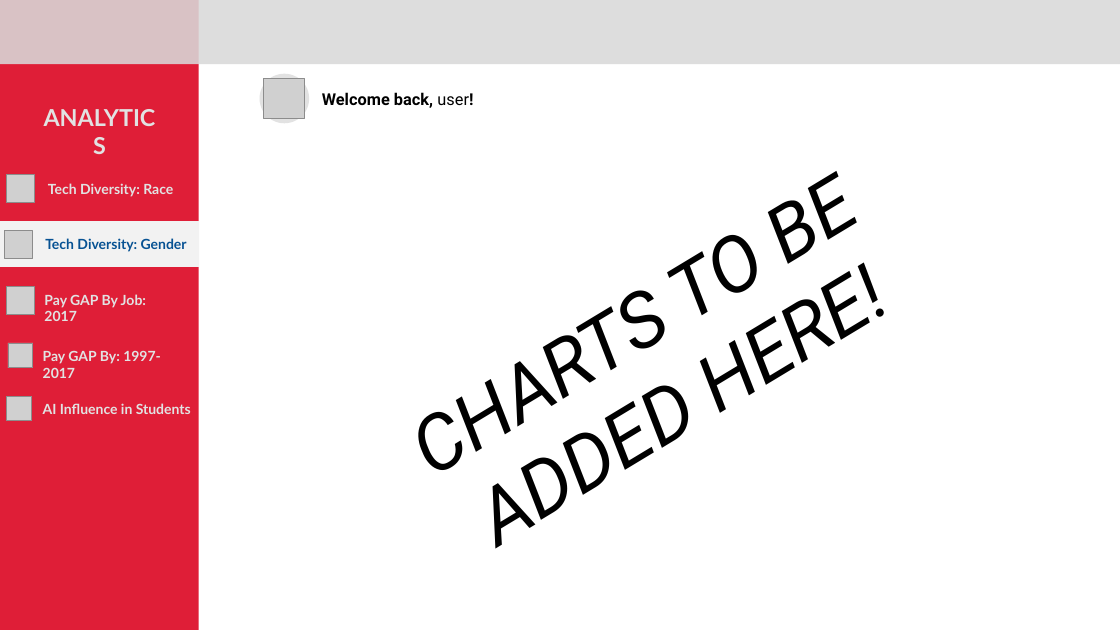
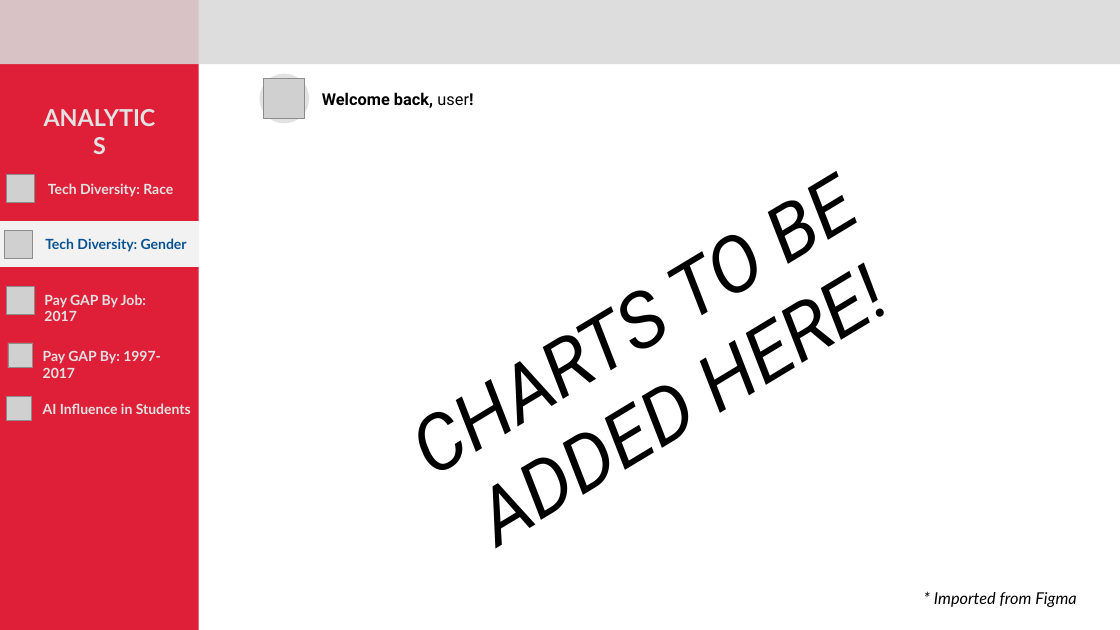
Before and after one commit to bbucalonserra/data-visualization-tool-js, a slide deck: slide 2 of layout-draft.pptx. Drawn at 1120x630 pixels with LibreOffice and Linux fonts; fonts in the diff are those of the drawing; grey boxes stand for pictures; background and template pictures are left out. Boxes give left, top, right and bottom in pixels: in the first picture for what was removed or moved away, otherwise in the second. Text is boxed around its words. In the diff, an @@ line names an element or a change of style, - is before the commit and + after.

```diff
--- a/layout-draft.pptx
+++ b/layout-draft.pptx
@@ text added at [934,592,1076,607], 14 pt, text #000000, italic @@
+* Imported from Figma
```
Also in this commit, not shown: 9 other slides changed, 16 slides added, 10 slides removed, 4 other files.
